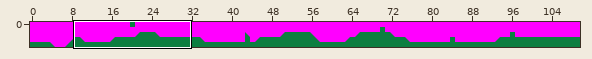
A Tiled map gets an edit: assets/level1test.tmx. The picture above shows the old version from afar; the outline marks the close-up.
Close-up. As it was:
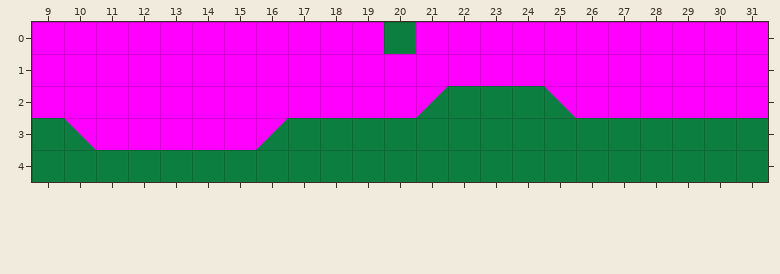
Cells are 64x64 px. Shown: x 9..31, y 0..4. The commit also changed other parts of the map, which this record leaves out.
The same view after the edit:
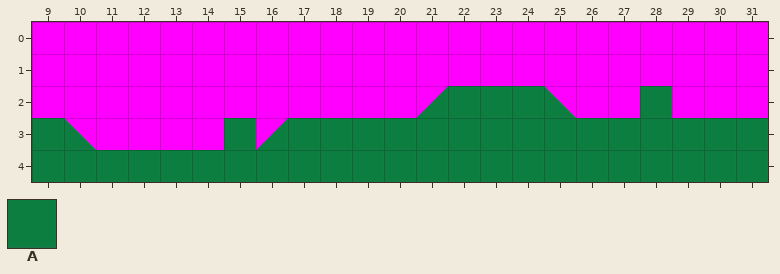
Key: from "sprites": A 0.
_ is an empty cell.
Tiles of an added or newly shown layer are drawn over the layers below it.
From old to new:
Layer "Enemies" (now shown):
The author put tile A in row 2 at x 28; in row 3 at x 15.
Layer "FriendsBubble" (now hidden):
The author cleared tile A in row 0 at x 20.
Boxes around the changes in both close-ups, in picture pixels (x1, y1, x2, y2):
removed: (384, 22, 416, 54)
added: (640, 86, 672, 118)
added: (224, 118, 256, 150)
